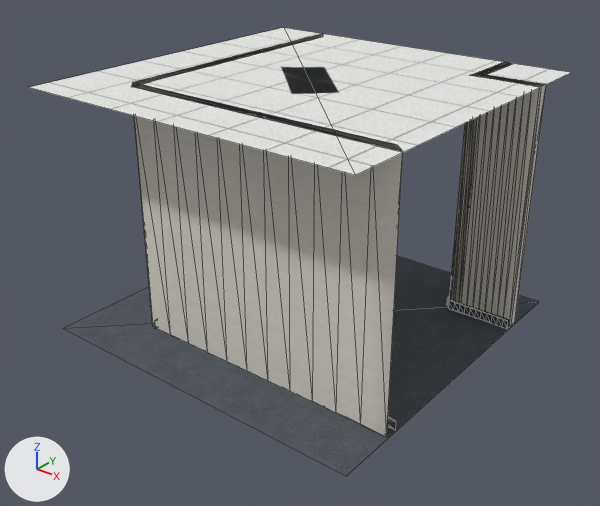
What one commit did to the glTF model build/environment/hallway_corner.glb.
Camera for both pictures: a camera (50 mm lens) standing at (5.26, -6.72, 4.94) and looking at (0.07, -0.24, 0.92). Every picture has the same lights, and +X, +Y and +Z are marked at lower left. The picture after the commit comes second. Mesh edges are drawn as thin lines on the coarser meshes. Where no turn or scale is listed for an object, it has been applied to the vertices. Vertices at exactly the same position are counted once.

Names of what the first picture shows: 'Hallway_Corner', 'Troffer'.
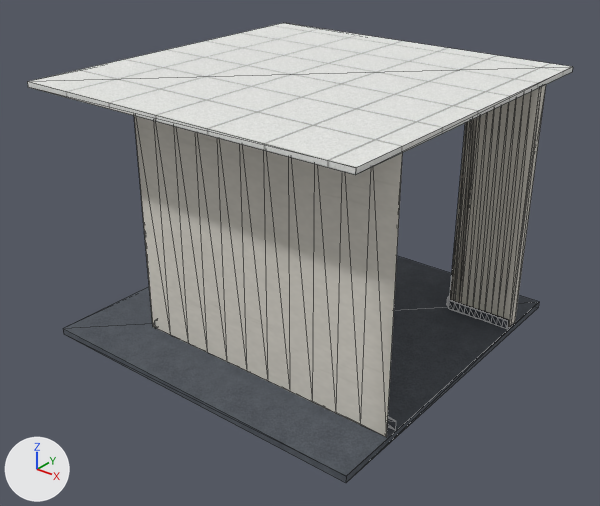
Scene script edits in JSON lines:
```json
{"block": "me_hallway_corner_mesh", "where": "# used by ob_hallway_corner; location = (0.0, 0.0, 0.0)"}
{"op": "remove", "block": "me_hallway_corner_mesh", "code": "me_hallway_corner_mesh.from_pydata(...)  # 808 vertices, 1548 faces; spans x -2.0..2.0, y -2.0..2.0, z 0.0..2.8"}
{"op": "add", "block": "me_hallway_corner_mesh", "code": "me_hallway_corner_mesh.from_pydata(...)  # 816 vertices, 1568 faces; spans x -2.0..2.0, y -2.0..2.0, z -0.08..2.86"}
{"block": "me_hallway_corner_mesh", "change": "me_hallway_corner_mesh part 1"}
{"block": "me_hallway_corner_mesh", "change": "8 vertices are added at x -2.0..2.0, y -2.0..2.0, z -0.08..2.86"}
{"block": "me_hallway_corner_mesh", "change": "10 new faces join them, mat_floor_carpet (picture img_env_carpet)"}
{"block": "me_hallway_corner_mesh", "change": "10 new faces join them, mat_ceiling_tile (picture img_env_ceiling)"}
```

Location of each change, [x1, y1, x2, y2] in pixels of the pictures (600 x 506 px):
```json
{"object": "Hallway_Corner", "change": "reshaped", "before": [28, 27, 572, 476], "after": [27, 23, 573, 483]}
{"part": 1, "of": "me_hallway_corner_mesh", "change": "added", "after": [27, 23, 573, 483]}
```
